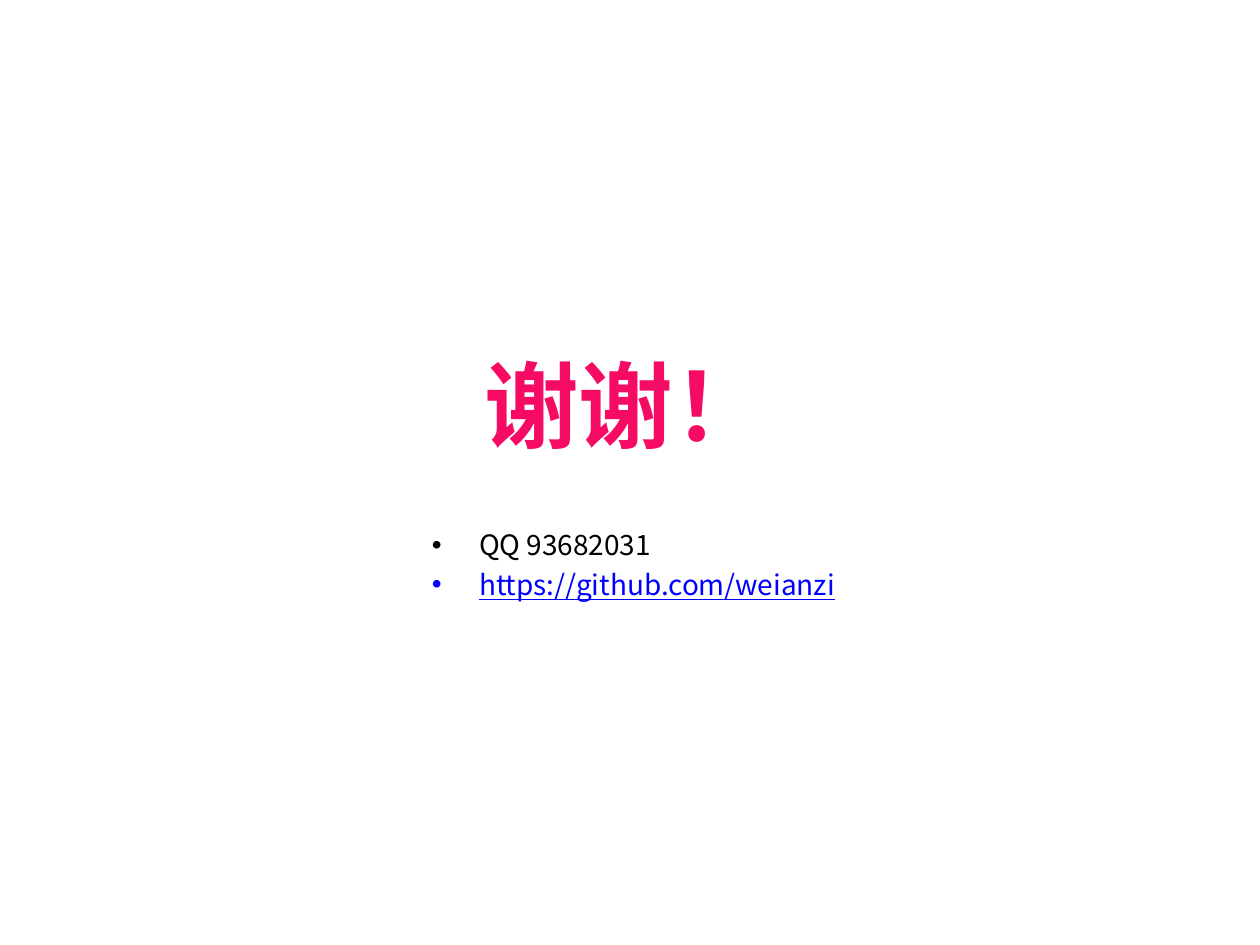
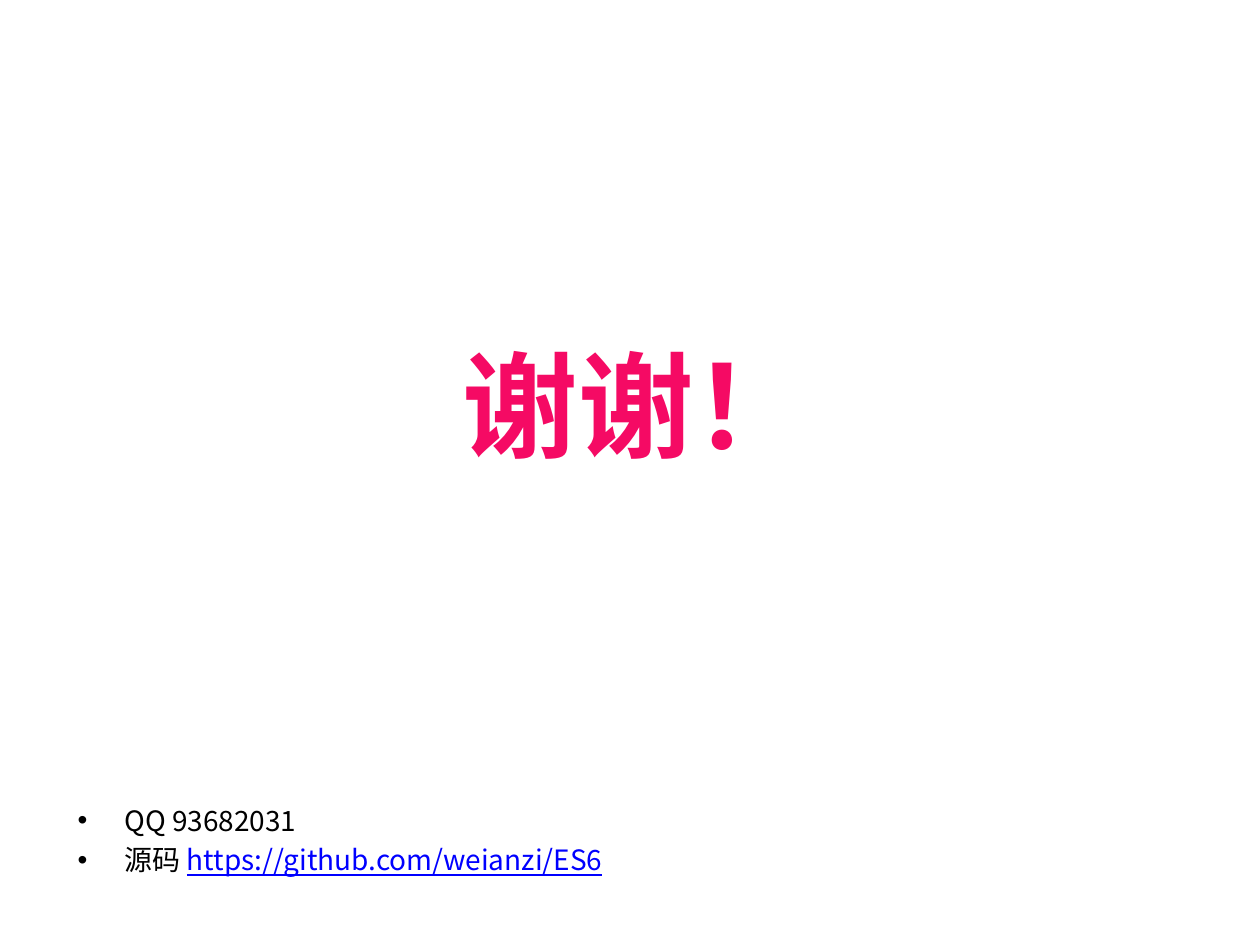
Before and after one commit to weianzi/ES6, a slide deck: slide 17 of ES6.pptx. Drawn at 1260x945 pixels with LibreOffice and Linux fonts; fonts in the diff are those of the drawing; background and template pictures are left out. Boxes give left, top, right and bottom in pixels: in the first picture for what was removed or moved away, otherwise in the second. Text is boxed around its words. In the diff, an @@ line names an element or a change of style, - is before the commit and + after.

```diff
--- a/ES6.pptx
+++ b/ES6.pptx
@@ title "谢谢！": place and size @@
-title "谢谢！" at <box>484,360,768,449</box>
+title "谢谢！" at <box>463,351,809,459</box>
@@ title "谢谢！" at <box>463,351,809,459</box>: size 54 to 66 pt @@
@@ text "QQ 93682031": place and size @@
-text "QQ 93682031" at <box>479,534,835,602</box>
+text "QQ 93682031" at <box>125,810,602,877</box>
@@ text at <box>125,847,602,877</box>: text changed @@
-    • https://github.com/weianzi
+    • 源码 https://github.com/weianzi/ES6
```
Also in this commit, not shown: 3 other slides changed, 1 slide added, 1 slide removed.
